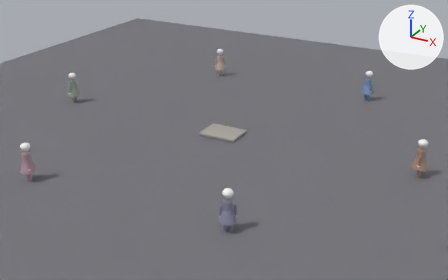
Two versions of the glTF model public/models/abuelas_baldosa.glb, one commit apart.
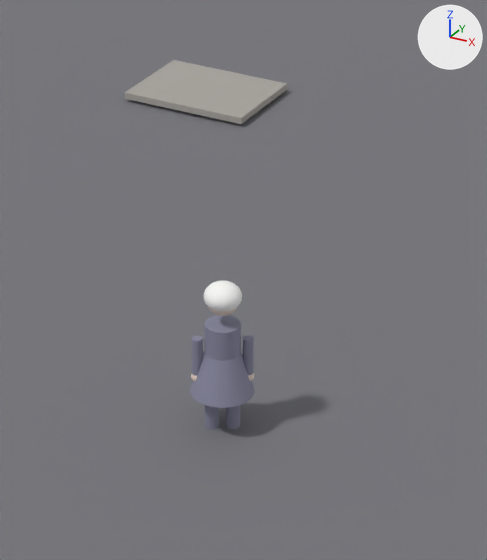
Old and new are each drawn whole from a 50 mm lens placed at (7.19, -13.01, 6.35), pointed at (0.13, -0.19, -0.07) and again close up on the part from 36% to 68% of the width and 38% to 96% of the height. Arrows for +X, +Y and +Z are at upper right; the lights stay in place. Both versions are drawn at frame 65 of the action 'Abuela_6Action'; the numbers are the values there.
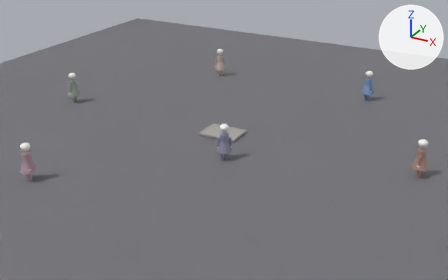
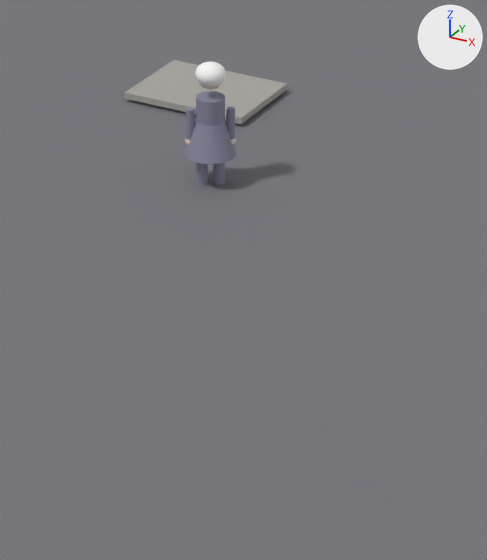
ob_abuela_6 is not drawn itself; it is the parent of ob_cone_005, ob_cylinder_025, ob_cylinder_026, ob_cylinder_027, ob_cylinder_028, ob_cylinder_029, ob_sphere_030, ob_sphere_031.

Changed parts and their boxes [x1, y1, x2, y2] in the close-ups (487 x 560 px):
'Cone.005', moved: before [190, 351, 255, 408]; after [185, 121, 236, 164]
'Cylinder.027', moved: before [204, 315, 241, 361]; after [196, 91, 225, 126]
'Sphere.033', moved: before [204, 280, 242, 311]; after [195, 62, 226, 85]
'Cylinder.028', moved: before [192, 336, 203, 376]; after [186, 107, 195, 140]
'Cylinder.029', moved: before [243, 335, 254, 375]; after [226, 107, 235, 140]
'Cylinder.025', moved: before [205, 405, 219, 429]; after [196, 162, 208, 185]
'Cylinder.026', moved: before [226, 405, 240, 429]; after [213, 162, 225, 185]
'Sphere.032', moved: before [208, 307, 237, 316]; after [198, 81, 222, 90]
'Sphere.030', moved: before [191, 374, 197, 382]; after [185, 139, 190, 145]
'Sphere.031', moved: before [248, 373, 254, 381]; after [231, 139, 236, 145]

Diff of the bpy script that builds the scene:
```diff
--- a/public/models/abuelas_baldosa.glb.py
+++ b/public/models/abuelas_baldosa.glb.py
@@ ob_abuela_6 @@
 ob_abuela_6 = bpy.data.objects.new('Abuela_6', None)
-ob_abuela_6.location = (2.342, -4.057, 0.0)
+ob_abuela_6.location = (0.758, -1.313, 0.0)
 ob_abuela_6.rotation_euler = (0.0, 0.0, 0.524)  # degrees (0, 0, 30)
```
